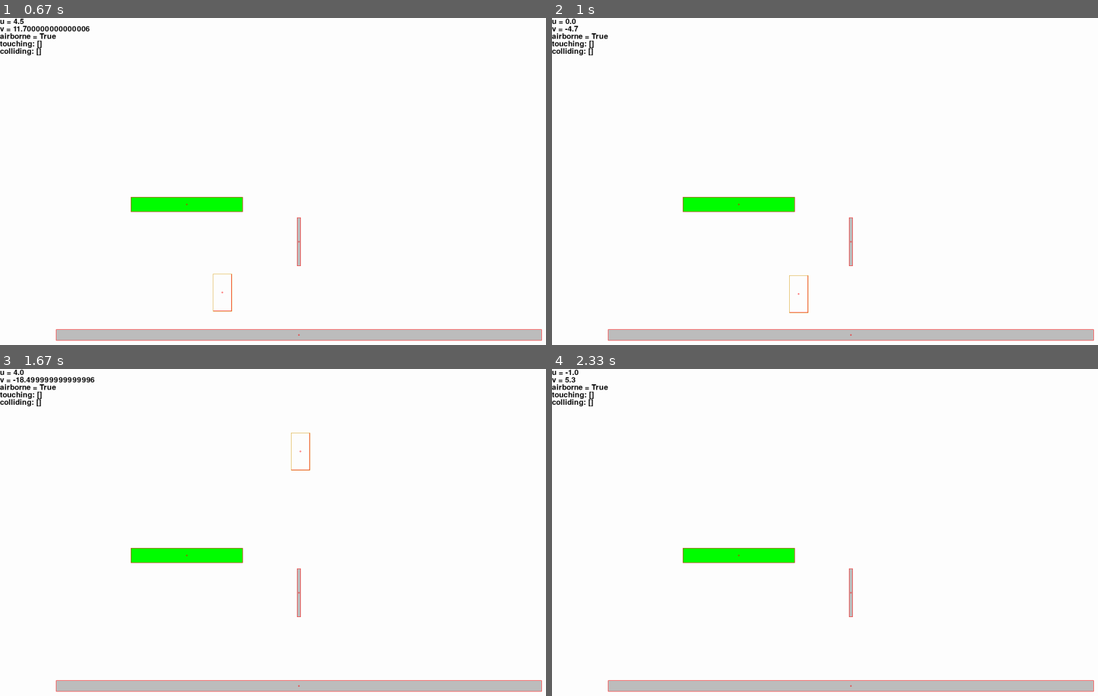
Above: before the commit, frames 1-4 (two rows, left to right).
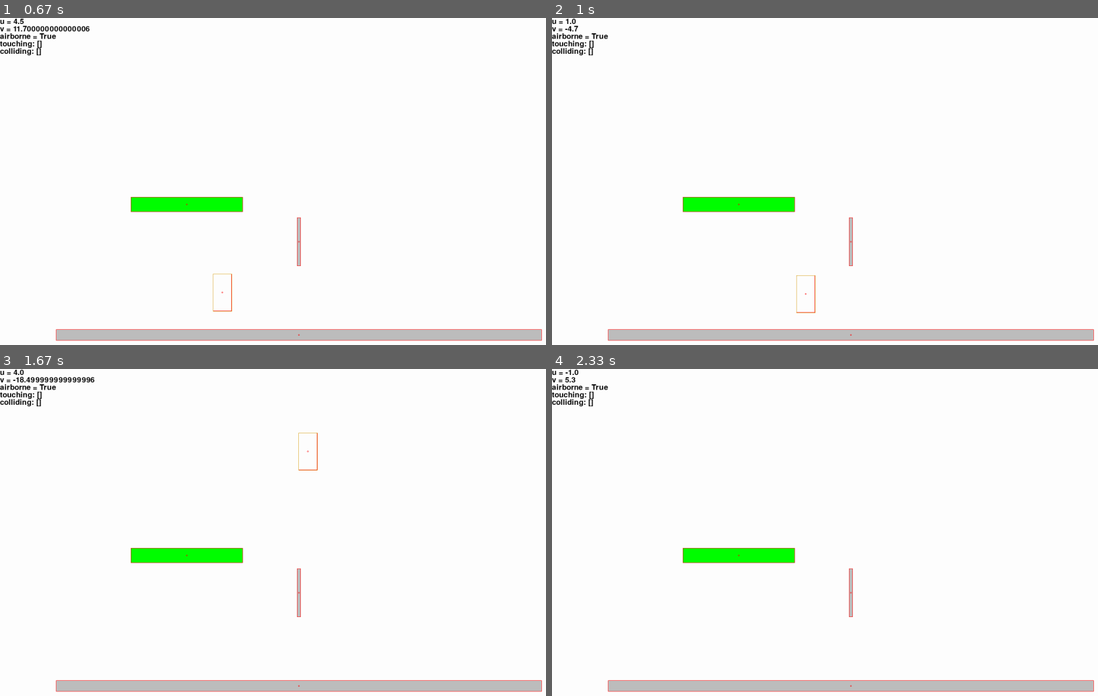
Above: after the commit, the same moments.

Repository: binnev/pygame_sandbox
Game: pygame game, started from fighting_game/__main__.py
Two runs of this game, one before a commit and one after it. Both use one fixed random seed, a clock stepped at 60 frames per second and the inputs below.
Inputs:
- Up to frame 1 (0.67 s): hold D from 0.33 s (still down)
- Up to frame 2 (1 s): release D at 0.8 s; hold W from 0.83 s (still down); tap Space at 0.9 s
- Up to frame 3 (1.67 s): release W at 1.13 s; hold D 1.17-1.63 s; tap Space at 1.23, 1.53 s
- Up to frame 4 (2.33 s): hold A 1.67-2.2 s; tap Space at 1.73, 2.03, 2.3 s; hold S from 2.23 s (still down)

Frame 1 is identical in both runs. In frame 2, 0.1% of the frame differs, in the area x 2-49%, y 0-91%; in frame 3, 0.1%; in frame 4, nothing differs.

Commit message:
Airborne property seems to be working.

Diff:
--- a/fighting_game/objects.py
+++ b/fighting_game/objects.py
@@ -146,6 +146,10 @@
 
     @property
     def airborne(self):
+        for plat in self.level.platforms:
+            # if standing on top of platform
+            if self.touching(plat) and self.rect.bottom <= plat.rect.top:
+                return False
         return True
 
     def update_physics(self):
